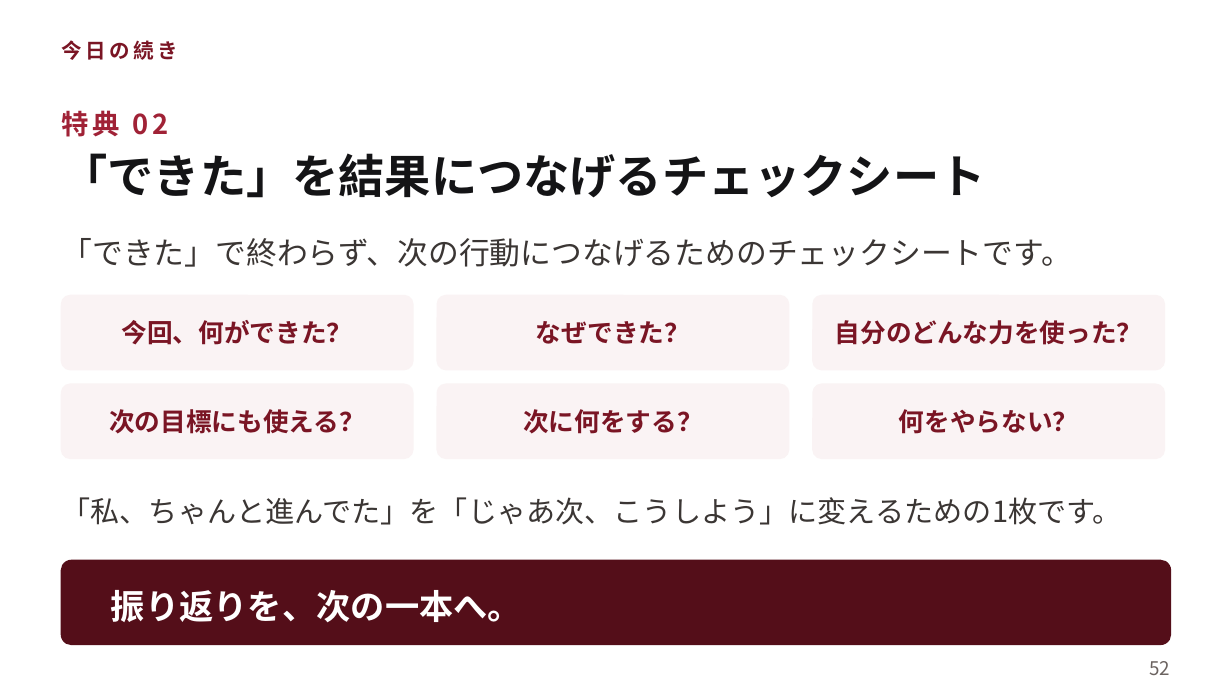
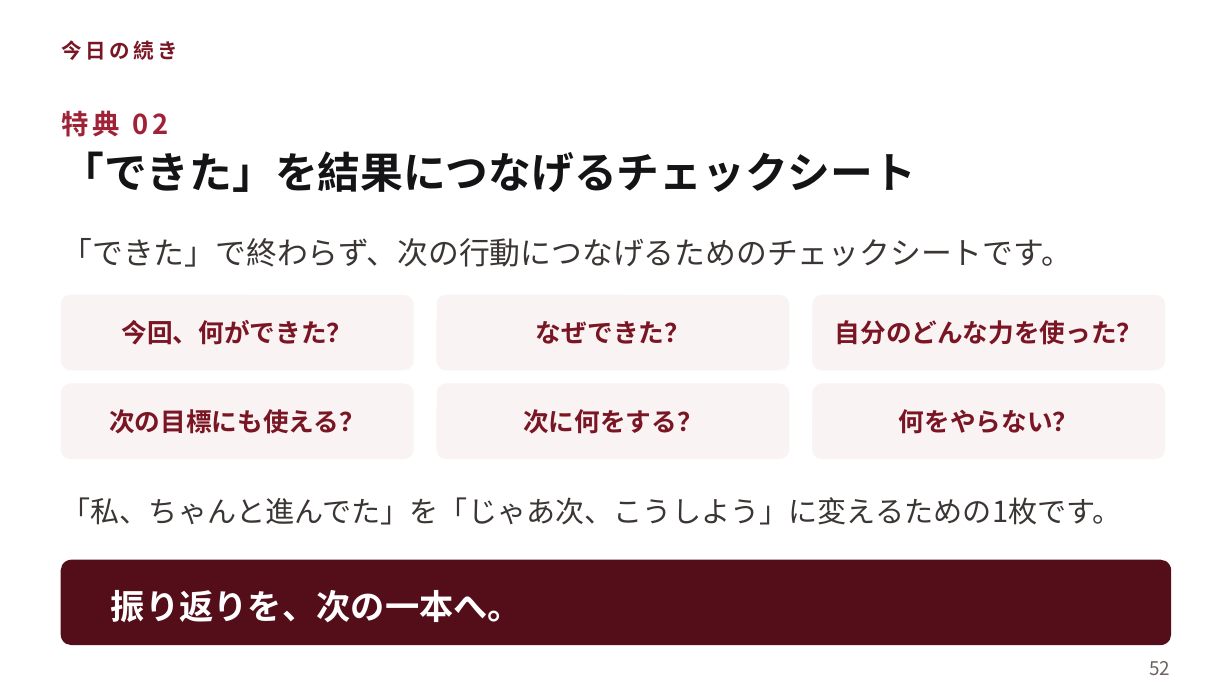
Before and after one commit to shiori0823/shiorin-trainer, a slide deck: slide 52 of seminar/seminar-dekita.pptx. Drawn at 1232x693 pixels with LibreOffice and Linux fonts; fonts in the diff are those of the drawing. Boxes give left, top, right and bottom in pixels: in the first picture for what was removed or moved away, otherwise in the second. Text is boxed around its words. In the diff, an @@ line names an element or a change of style, - is before the commit and + after.

```diff
--- a/seminar/seminar-dekita.pptx
+++ b/seminar/seminar-dekita.pptx
@@ text "「できた」を結果につなげるチェックシート" at (x1=62, y1=151, x2=916, y2=192): size 27 to 25 pt; line spacing 39.1pt to 36.2pt @@
```
Also in this commit, not shown: 2 other slides changed, 10 other files.
